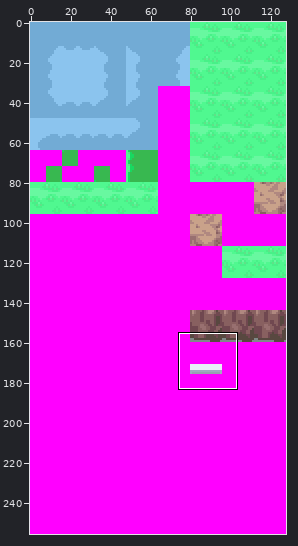
A sprite sheet gets an edit: tiles/route_204/bottom.png. Above: a wide view before the commit, with the close-up outlined.
Close-up. Before the commit:
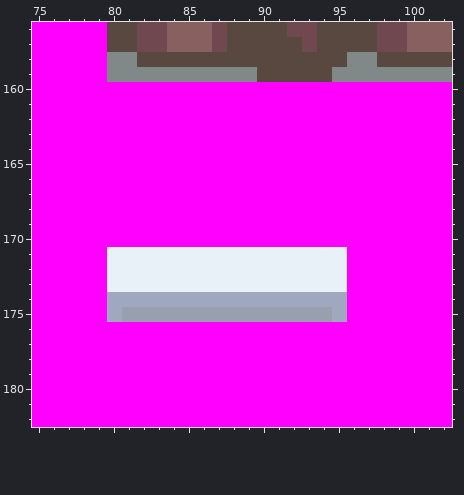
The file is 128x256 pixels. Shown: x 75..102, y 156..182.
After the commit:
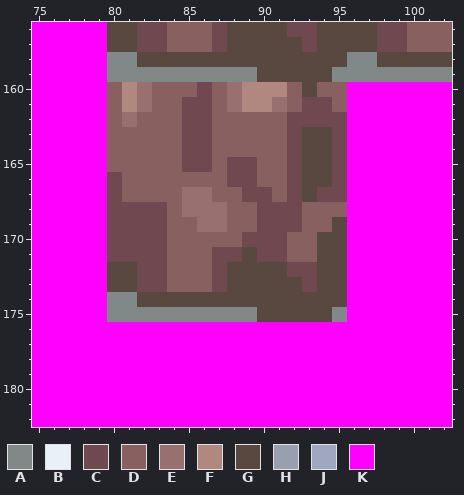
Palette (. is transparent): A #808888  B #e8f0f8  C #704850  D #886060  E #987070  F #b08880  G #584840  H #98a0b0  J #a0a8c0  K #ff00ff
Change:
{"y":160,"x":80,"old":"KKKKKKKKKKKKKKKK","new":"DFEDDDCDEFFFDGDD"}
{"y":161,"x":80,"old":"KKKKKKKKKKKKKKKK","new":"DFEDDCCDEFFEDCCD"}
{"y":162,"x":80,"old":"KKKKKKKKKKKKKKKK","new":"DEDDDCCDDDDDCCCC"}
{"y":163,"x":80,"old":"KKKKKKKKKKKKKKKK","new":"DDDDDCCDDDDDCGGC"}
{"y":164,"x":80,"old":"KKKKKKKKKKKKKKKK","new":"DDDDDCCDDDDDCGGC"}
{"y":165,"x":80,"old":"KKKKKKKKKKKKKKKK","new":"DDDDDCCDCCDDCGGC"}
{"y":166,"x":80,"old":"KKKKKKKKKKKKKKKK","new":"CDDDDDDDCCDDCGGC"}
{"y":167,"x":80,"old":"KKKKKKKKKKKKKKKK","new":"CDDDDEEDDCCDCGCC"}
{"y":168,"x":80,"old":"KKKKKKKKKKKKKKKK","new":"CCCCDEEEDDCCCDDD"}
{"y":169,"x":80,"old":"KKKKKKKKKKKKKKKK","new":"CCCCDDEEDDCCCDDG"}
{"y":170,"x":80,"old":"KKKKKKKKKKKKKKKK","new":"CCCCDDDDDCCCDDGG"}
{"y":171,"x":80,"old":"BBBBBBBBBBBBBBBB","new":"CCCCDDDCCGCCDDGG"}
{"y":172,"x":80,"old":"BBBBBBBBBBBBBBBB","new":"GGCCDDDCGGGGCCGG"}
{"y":173,"x":80,"old":"BBBBBBBBBBBBBBBB","new":"GGCCDDDCGGGGGCGG"}
{"y":174,"x":80,"old":"JJJJJJJJJJJJJJJJ","new":"AAGGGGGGGGGGGGGG"}
{"y":175,"x":80,"old":"JHHHHHHHHHHHHHHJ","new":"AAAAAAAAAAGGGGGA"}
